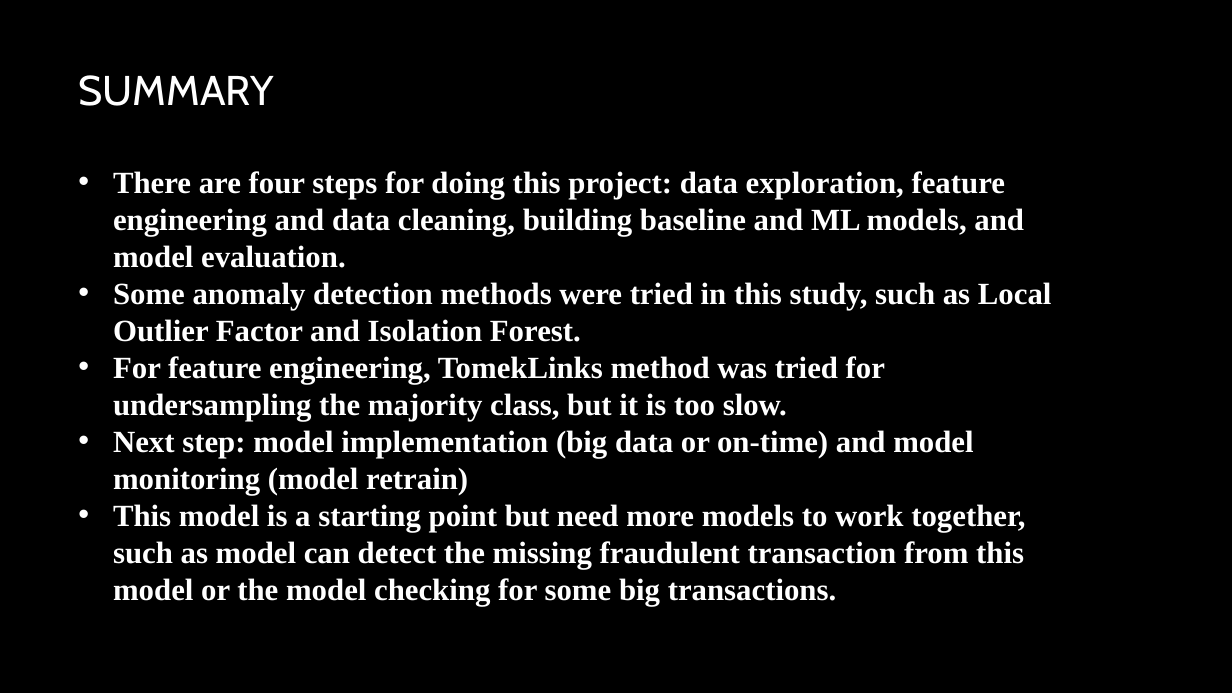
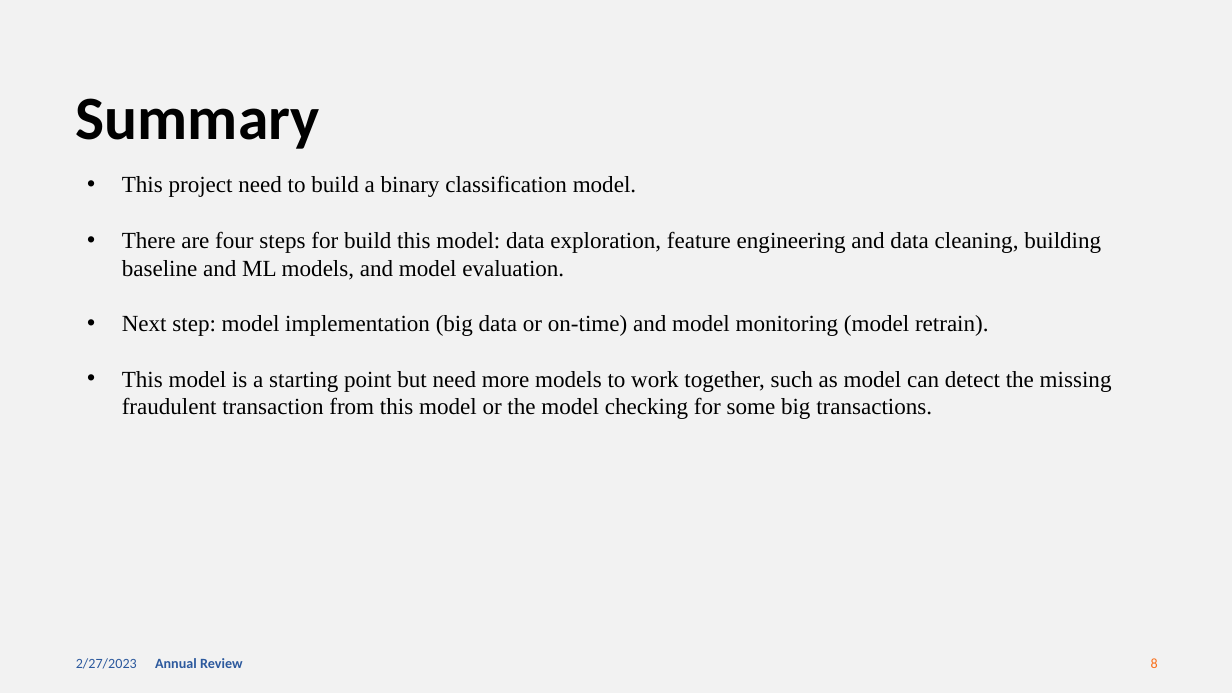
Before and after one commit to zhangjunzhe8868/Kaggle-FraudDetection, a slide deck: slide 8 of reports/Data Challenge – Fraud detection.pptx (slide 10 before the commit). Drawn at 1232x693 pixels with LibreOffice and Linux fonts; fonts in the diff are those of the drawing; background and template pictures are left out. Boxes give left, top, right and bottom in pixels: in the first picture for what was removed or moved away, otherwise in the second. Text is boxed around its words. In the diff, an @@ line names an element or a change of style, - is before the commit and + after.

```diff
--- a/reports/Data Challenge – Fraud detection.pptx
+++ b/reports/Data Challenge – Fraud detection.pptx
@@ background picture (left out) to #F2F2F2 @@
@@ title "Summary" at [76, 98, 320, 149]: vertical alignment middle to top @@
@@ title at [76, 98, 320, 149]: text changed; size 32.4 to 48 pt; font Cabin to Calibri; text colour #FFFFFF to #000000; bold on @@
-SUMMARY
+Summary
@@ text "This project need to build ...": place and size @@
-text "This project need to build ..." at [113, 171, 1052, 606]
+text "This project need to build ..." at [122, 175, 1112, 419]
@@ text at [122, 175, 1101, 336]: text changed; size 24 to 18 pt; text colour #FFFFFF to #000000; bold off @@
-• There are four steps for doing this project: data exploration, feature engineering and data cleaning, building baseline and ML models, and model evaluation.
-• Some anomaly detection methods were tried in this study, such as Local Outlier Factor and Isolation Forest.
-• For feature engineering, TomekLinks method was tried for undersampling the majority class, but it is too slow.
-• Next step: model implementation (big data or on-time) and model monitoring (model retrain)
+• This project need to build a binary classification model.
+• There are four steps for build this model: data exploration, feature engineering and data cleaning, building baseline and ML models, and model evaluation.
+• Next step: model implementation (big data or on-time) and model monitoring (model retrain).
@@ text at [122, 371, 1112, 419]: size 24 to 18 pt, text colour #FFFFFF to #000000, bold off in "This model is a starting point but ..." @@
@@ text added at [76, 658, 137, 669], 11 pt, text #2C599D @@
+2/27/2023
@@ text added at [155, 658, 243, 668], 11 pt, text #2C599D, bold @@
+Annual Review
@@ page number added at [1151, 658, 1158, 668], 11 pt, text #FA6F1A @@
+8
```
Also in this commit, not shown: 5 other slides changed, 3 slides added, 6 slides removed, 2 other files.
